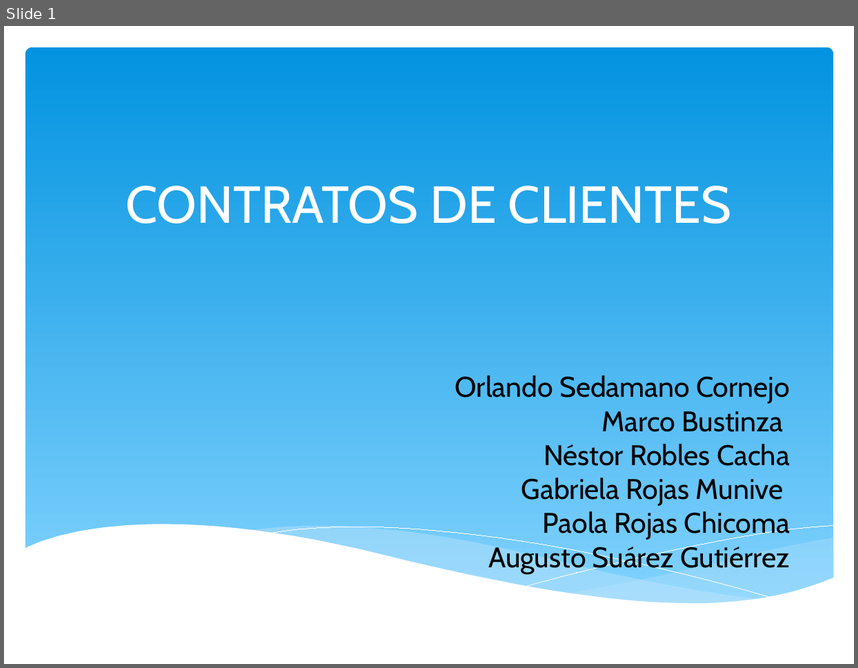
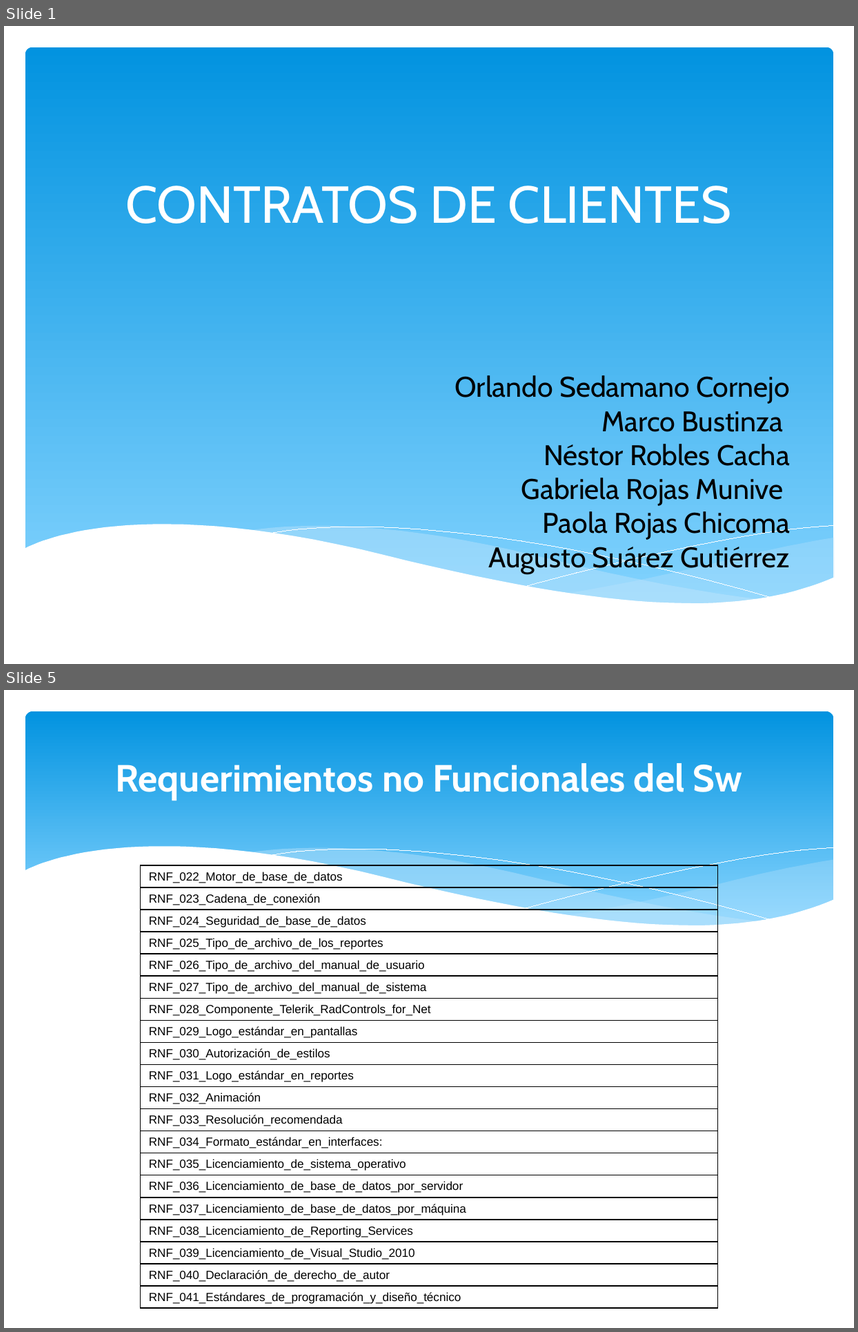
Before and after one commit to orlysemperfi/tp2-contratos-clientes, a slide deck: ITERACION 3/SUB ITERACION 4/PPT SUB-ITERACION 4 v1.0.pptx. Shown one above the other, each under a label of ours: slide 1 before the commit, slides 1 and 5 after it; the slides between them are not shown. The pictures are 858x668 and 858x1332 pixels, drawn with LibreOffice and Linux fonts; fonts in the diff are those of the drawing. Boxes give left, top, right and bottom in pixels: in the first picture for what was removed or moved away, otherwise in the second. Text is boxed around its words. In the diff, an @@ line names an element or a change of style, - is before the commit and + after.

```diff
--- a/ITERACION 3/SUB ITERACION 4/PPT SUB-ITERACION 4 v1.0.pptx
+++ b/ITERACION 3/SUB ITERACION 4/PPT SUB-ITERACION 4 v1.0.pptx
@@ slide 5 added at bbox=[4, 690, 854, 1328], background #FFFFFF @@
@@ rounded rectangle added at bbox=[25, 711, 833, 940], fill gradient #0293E0 to #83D3FE @@
@@ text added at bbox=[115, 763, 742, 800], 32 pt, text #FFFFFF, bold @@
+Requerimientos no Funcionales del Sw
@@ group added at bbox=[23, 847, 835, 969]: 5 freeform shapes @@
@@ table added at bbox=[140, 865, 717, 1317], 20 rows, 1 columns @@
+RNF_022_Motor_de_base_de_datos
+RNF_023_Cadena_de_conexión
+RNF_024_Seguridad_de_base_de_datos
+RNF_025_Tipo_de_archivo_de_los_reportes
+RNF_026_Tipo_de_archivo_del_manual_de_usuario
+RNF_027_Tipo_de_archivo_del_manual_de_sistema
+RNF_028_Componente_Telerik_RadControls_for_Net
+RNF_029_Logo_estándar_en_pantallas
+RNF_030_Autorización_de_estilos
+RNF_031_Logo_estándar_en_reportes
+RNF_032_Animación
+RNF_033_Resolución_recomendada
+RNF_034_Formato_estándar_en_interfaces:
+RNF_035_Licenciamiento_de_sistema_operativo
+RNF_036_Licenciamiento_de_base_de_datos_por_servidor
+RNF_037_Licenciamiento_de_base_de_datos_por_máquina
+RNF_038_Licenciamiento_de_Reporting_Services
+RNF_039_Licenciamiento_de_Visual_Studio_2010
+RNF_040_Declaración_de_derecho_de_autor
+RNF_041_Estándares_de_programación_y_diseño_técnico
```
Also in this commit, not shown: 3 slides changed, 4 other slides added, 2 slides removed.
